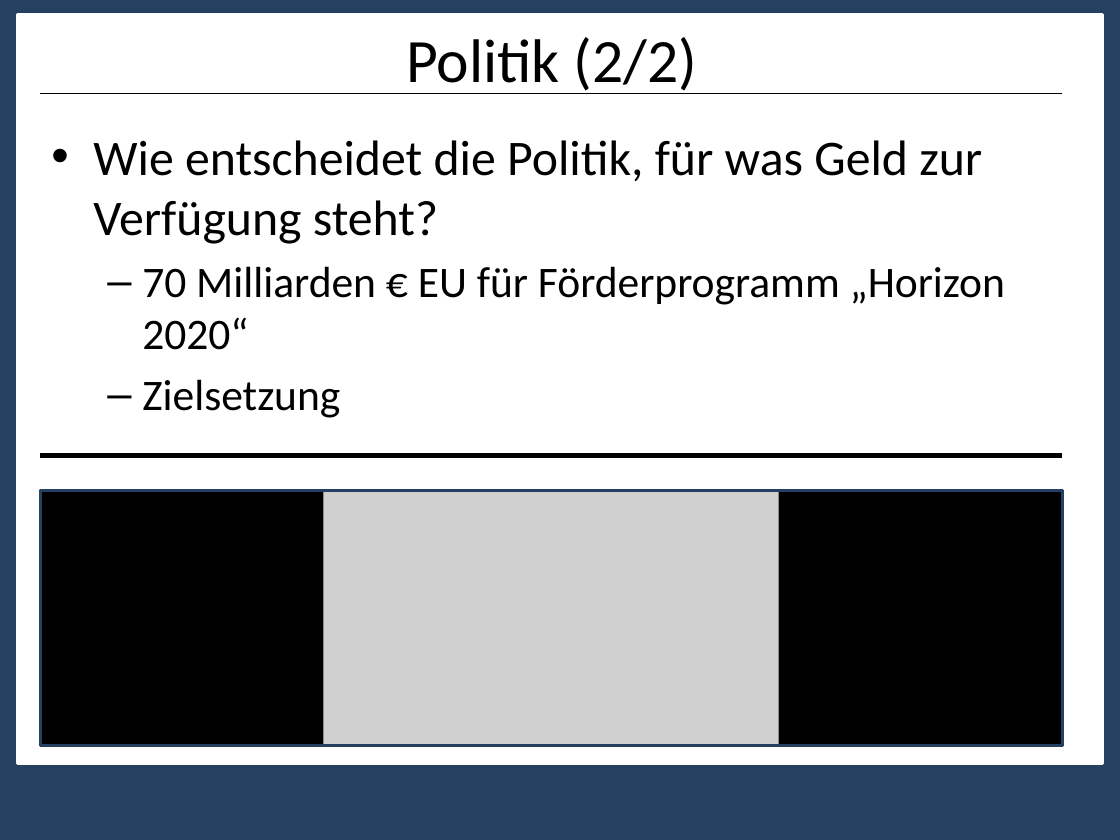
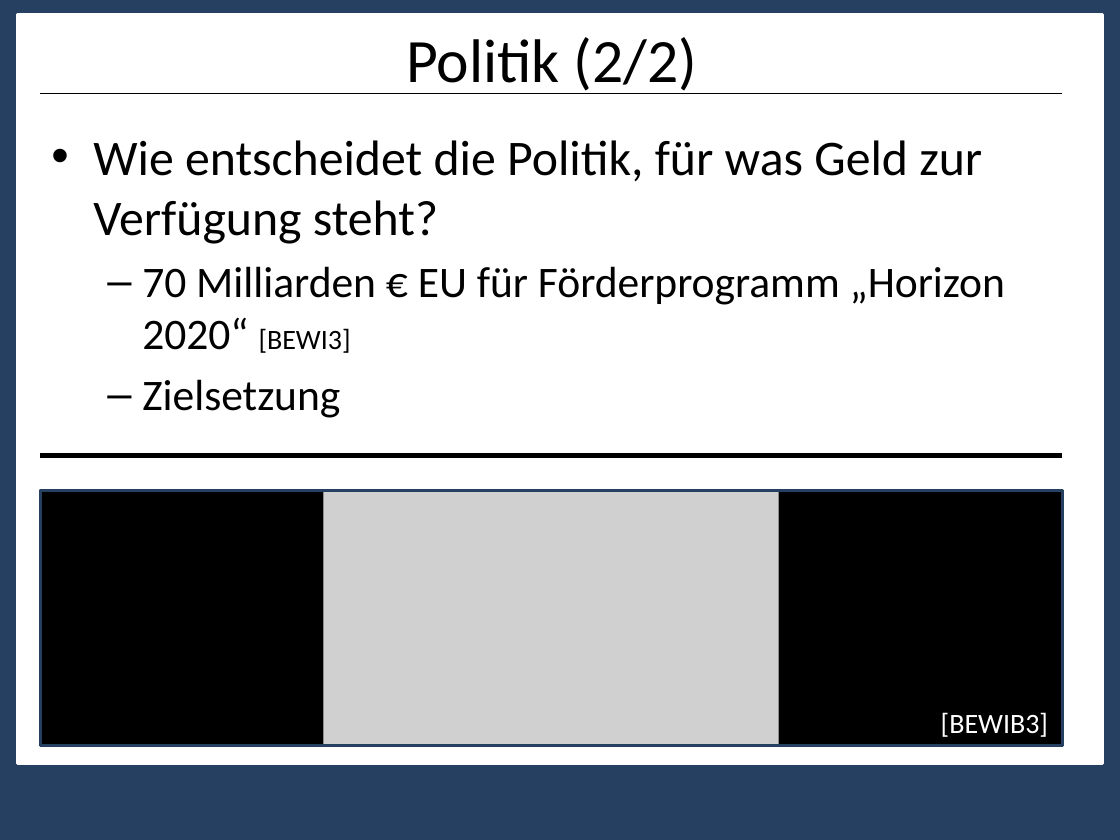
Before and after one commit to nicolehm/PMWK, a slide deck: slide 8 of Präsentation1.pptx (slide 29 before the commit). Drawn at 1120x840 pixels with LibreOffice and Linux fonts; fonts in the diff are those of the drawing; grey boxes stand for pictures. Boxes give left, top, right and bottom in pixels: in the first picture for what was removed or moved away, otherwise in the second. Text is boxed around its words. In the diff, an @@ line names an element or a change of style, - is before the commit and + after.

```diff
--- a/Präsentation1.pptx
+++ b/Präsentation1.pptx
@@ text at box(142, 266, 1005, 353): text changed @@
-  – 70 Milliarden € EU für Förderprogramm „Horizon 2020“
+  – 70 Milliarden € EU für Förderprogramm „Horizon 2020“ [BEWI3]
@@ text added at box(941, 712, 1048, 737), 18 pt, text #FFFFFF @@
+[BEWIB3]
```
Also in this commit, not shown: 7 other slides changed, 10 slides added, 5 slides removed.
